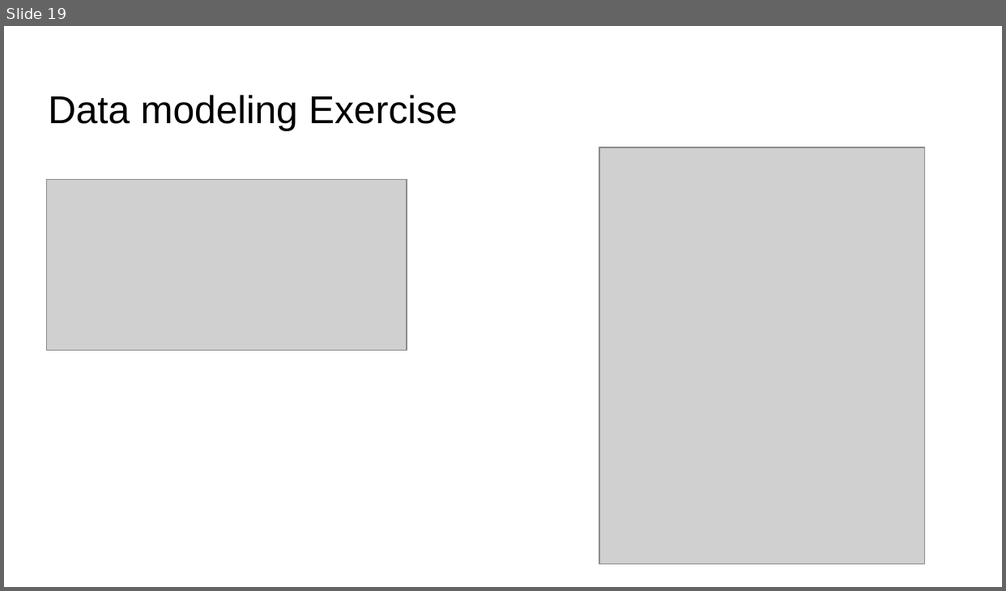
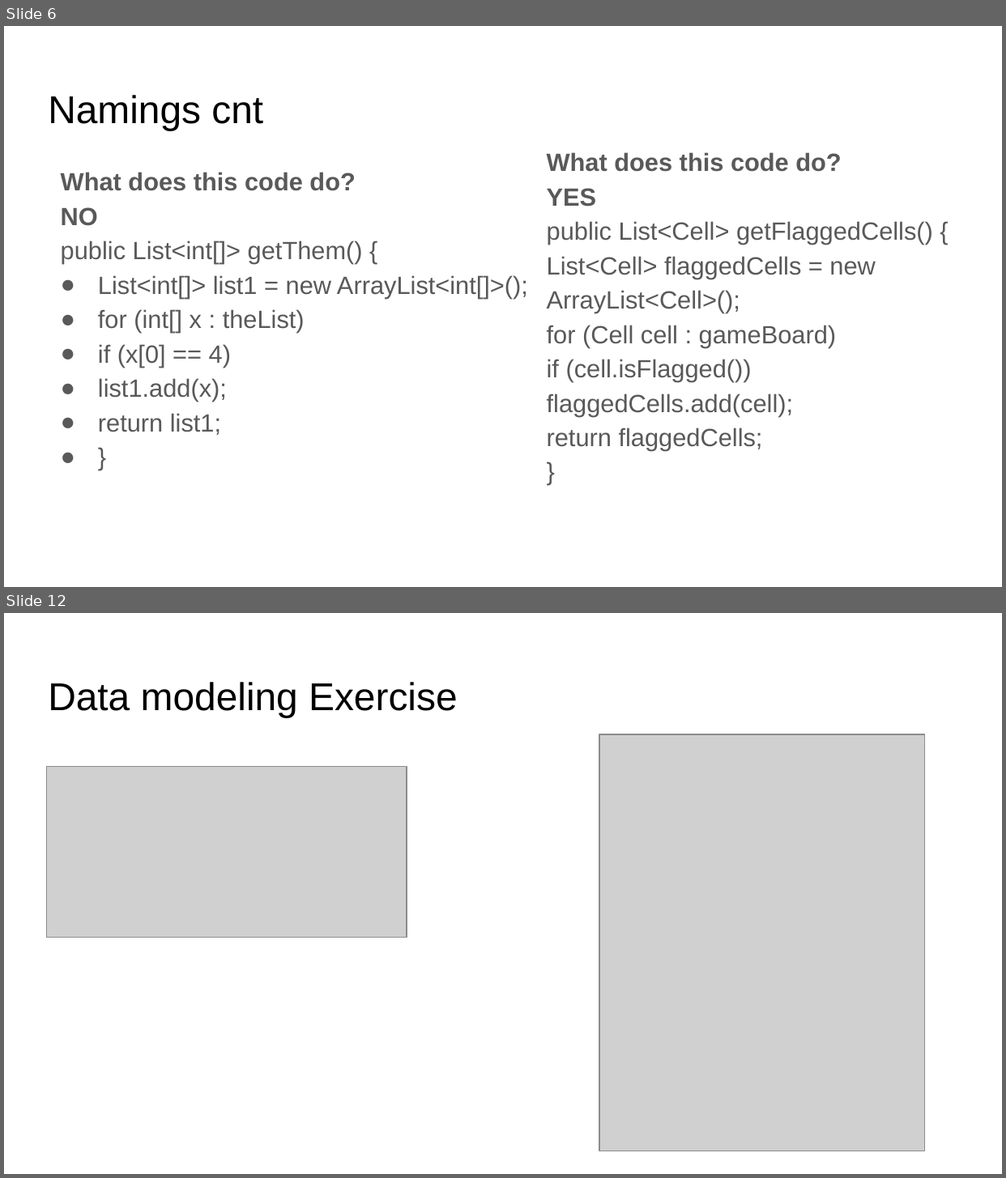
Before and after one commit to coroveiandrei/UTCNSoftwareDesignLab, a slide deck: lab2/Slides.pptx. Shown one above the other, each under a label of ours: slide 19 before the commit, slides 6 and 12 after it; the slides between them are not shown. The pictures are 1006x591 and 1006x1178 pixels, drawn with LibreOffice and Linux fonts; fonts in the diff are those of the drawing; grey boxes stand for pictures. Boxes give left, top, right and bottom in pixels: in the first picture for what was removed or moved away, otherwise in the second. Text is boxed around its words. In the diff, an @@ line names an element or a change of style, - is before the commit and + after.

```diff
--- a/lab2/Slides.pptx
+++ b/lab2/Slides.pptx
@@ slide 6 added at (4,26,1002,587), background #FFFFFF @@
@@ title added at (48,95,263,130), 28 pt, text #000000 @@
+Namings cnt
@@ text added at (547,152,933,451), 18 pt, text #595959 @@
+What does this code do?
+YES
+public List<Cell> getFlaggedCells() {
+List<Cell> flaggedCells = new ArrayList<Cell>();
+for (Cell cell : gameBoard)
+if (cell.isFlagged())
+flaggedCells.add(cell);
+return flaggedCells;
+}
@@ text added at (61,172,528,435), 18 pt, text #595959 @@
+What does this code do?
+NO
+public List<int[]> getThem() {
+● List<int[]> list1 = new ArrayList<int[]>();
+● for (int[] x : theList)
+● if (x[0] == 4)
+● list1.add(x);
+● return list1;
+● }
@@ what was slide 19 is now slide 12 @@
```
Also in this commit, not shown: 3 slides changed, 7 other slides added, 15 slides removed.
